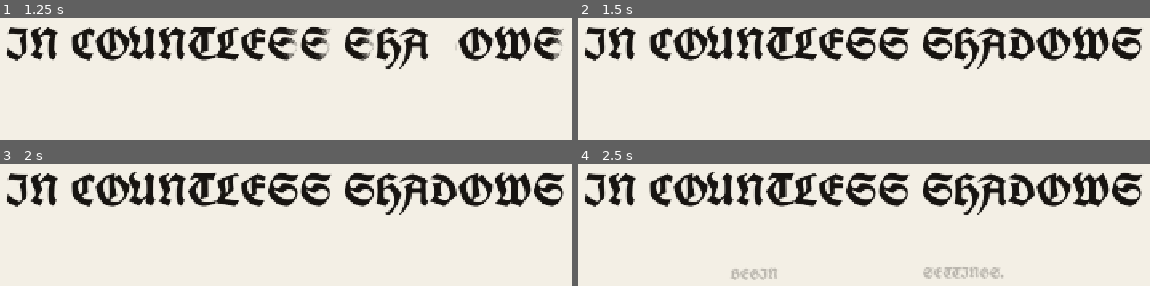
Above: before the commit, frames 1-4 (two rows, left to right).
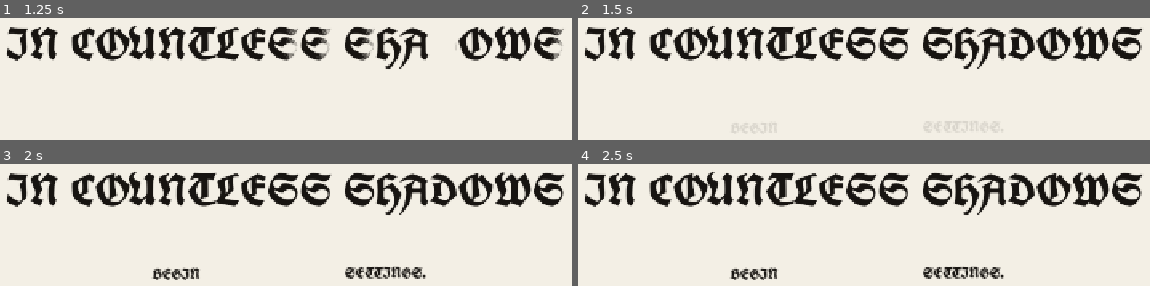
Above: after the commit, the same moments.

Repository: hlywa/in-countless-shadows
Game: Godot game, scene res://main.tscn
Two runs of this game, one before a commit and one after it. Both use one fixed random seed, a clock stepped at 60 frames per second and the inputs below.
Inputs (mouse positions are in pixels of both pictures, inside the frame that each line leads up to):
- Up to frame 1 (1.25 s): move the mouse to (outside the picture) at 0.52 s; click (outside the picture) at 0.67 s
- Up to frame 2 (1.5 s): drag from (692, 61) to (812, 130) at 1.27 s
- Up to frame 3 (2 s): no input
- Up to frame 4 (2.5 s): move the mouse to (outside the picture) at 2.02 s; click (outside the picture) at 2.17 s

Frame 1 is identical in both runs. In frame 2, 0.3% of the frame differs, in the area x 26-75%, y 84-95%; in frame 3, 1.7%, in the area x 26-75%, y 83-96%; in frame 4, 1.6%.

Commit message:
Reveal Begin and Settings sooner during title ink animation

Diff:
--- a/scripts/title_screen.gd
+++ b/scripts/title_screen.gd
@@ -68,7 +68,7 @@
 	var t := clampf(elapsed / REVEAL_DURATION,0.0,1.0)
 	# Each letter receives several directional reveals, followed by an ink-settling finish.
 	ink_material.set_shader_parameter("progress",t)
-	var buttons := smoothstep(2.2,3.1,elapsed)
+	var buttons := smoothstep(1.35,2.05,elapsed)
 	begin_label.modulate.a = buttons
 	settings_label.modulate.a = buttons
 	if elapsed >= REVEAL_DURATION:
